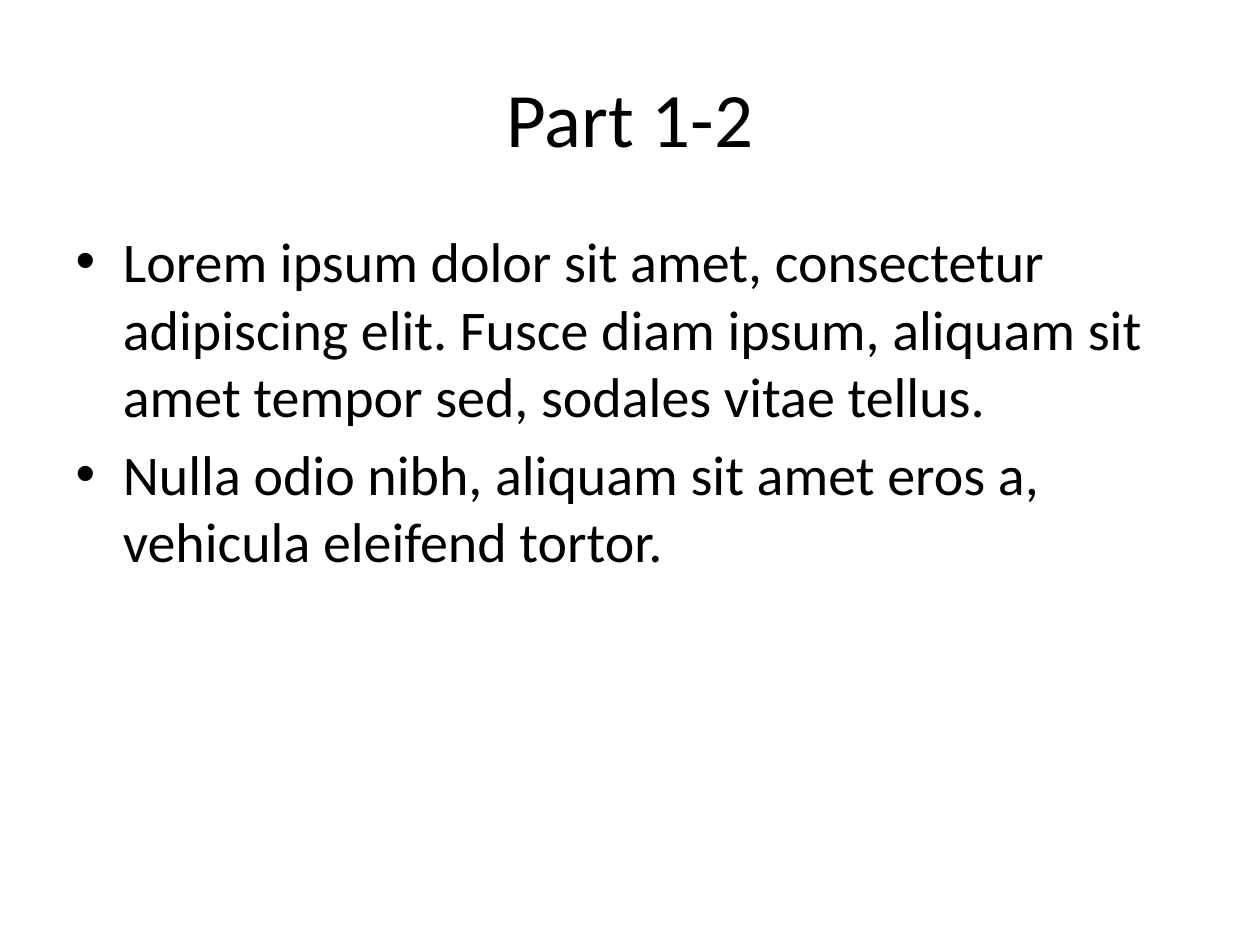
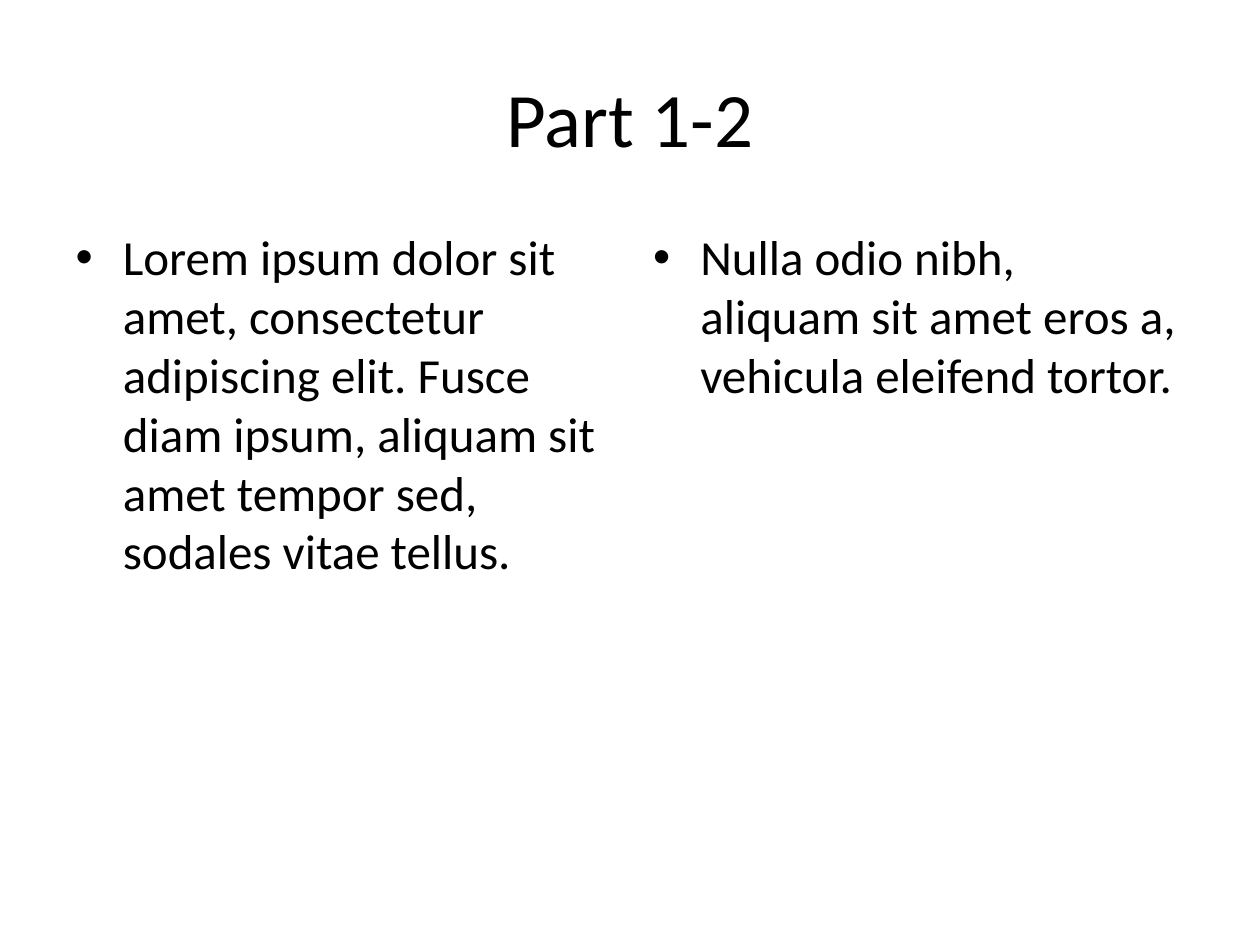
Before and after one commit to GremyTrullier/PFE-Text2Slide, a slide deck: slide 4 of python-pptx/testjson2.pptx (slide 5 before the commit). Drawn at 1260x945 pixels with LibreOffice and Linux fonts; fonts in the diff are those of the drawing. Boxes give left, top, right and bottom in pixels: in the first picture for what was removed or moved away, otherwise in the second. Text is boxed around its words. In the diff, an @@ line names an element or a change of style, - is before the commit and + after.

```diff
--- a/python-pptx/testjson2.pptx
+++ b/python-pptx/testjson2.pptx
@@ text "Lorem ipsum dolor sit amet, ..." at (123, 241, 595, 570): size 32 to 28 pt @@
@@ text added at (700, 241, 1176, 394), 28 pt, text #000000 @@
+• Nulla odio nibh, aliquam sit amet eros a, vehicula eleifend tortor.
@@ text at (123, 456, 1039, 563): paragraph removed @@
-• Nulla odio nibh, aliquam sit amet eros a, vehicula eleifend tortor.
```
Also in this commit, not shown: 2 other slides changed, 1 slide removed, 1 other file.
